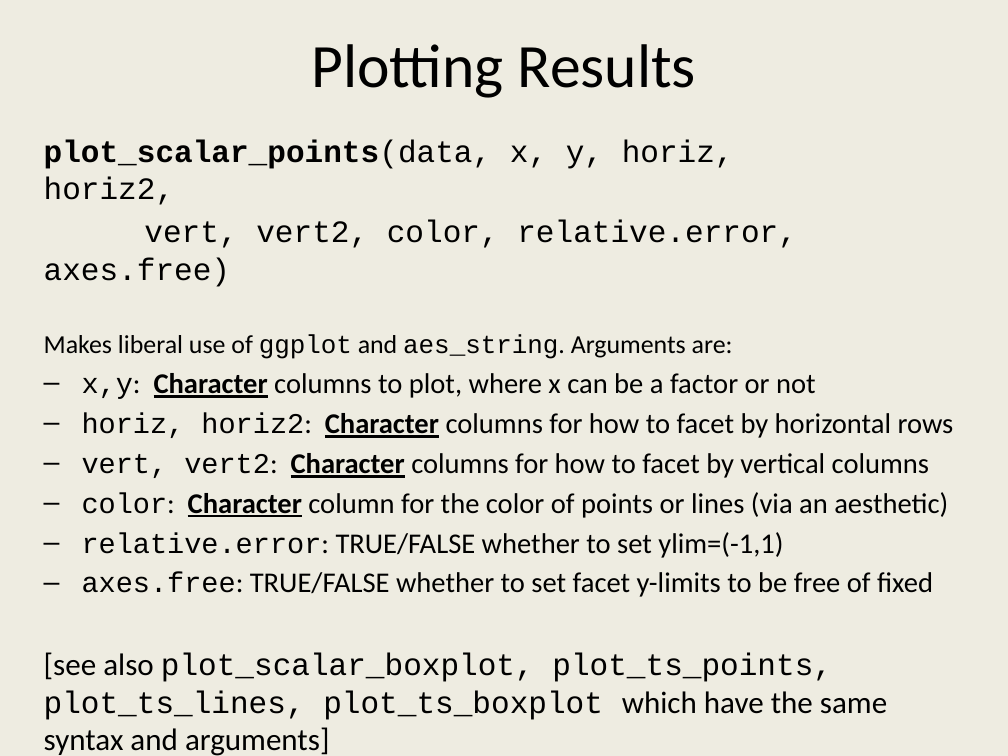
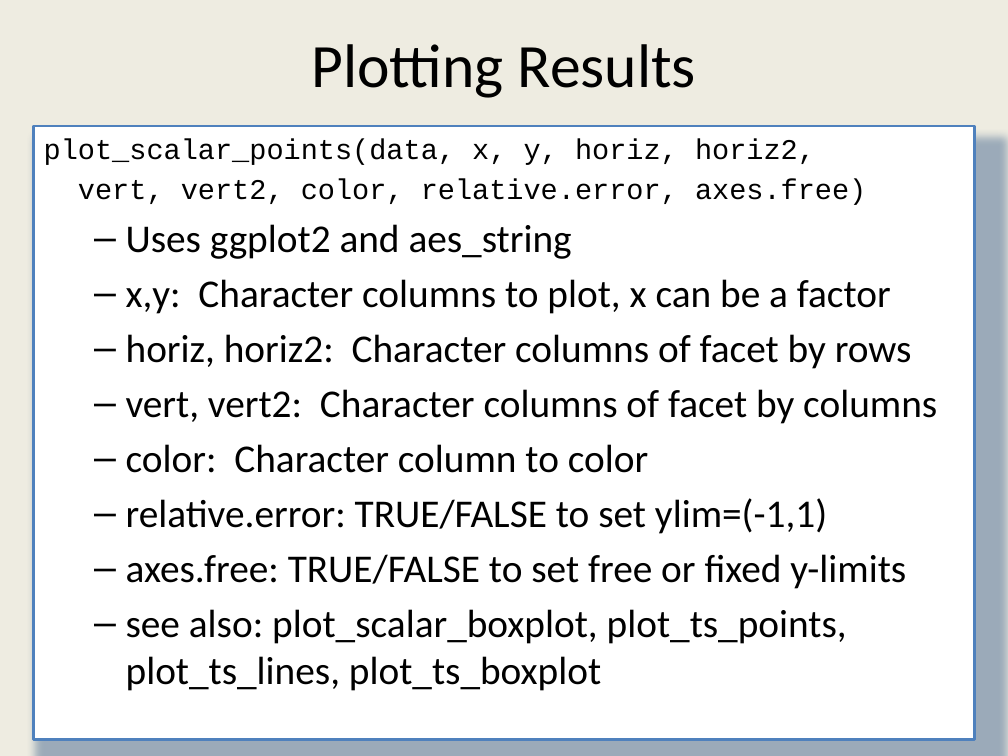
Before and after one commit to ss3sim/workshop, a slide deck: slide 22 of ss3sim_workshop.pptx (slide 18 before the commit). Drawn at 1008x756 pixels with LibreOffice and Linux fonts; fonts in the diff are those of the drawing. Boxes give left, top, right and bottom in pixels: in the first picture for what was removed or moved away, otherwise in the second. Text is boxed around its words. In the diff, an @@ line names an element or a change of style, - is before the commit and + after.

Commit message:
Update power point for workshop

```diff
--- a/ss3sim_workshop.pptx
+++ b/ss3sim_workshop.pptx
@@ text "plot_scalar_points(data, x, y, horiz, horiz2,": place and size @@
-text "plot_scalar_points(data, x, y, horiz, horiz2," at [44,139,954,756]
+text "plot_scalar_points(data, x, y, horiz, horiz2," at [33,126,974,739]
@@ text "plot_scalar_points(data, x, y, horiz, horiz2," at [33,126,974,739]: fill none to #FFFFFF; outline none to #4F81BD 2 pt; shadow on @@
@@ text at [44,139,866,205]: size 22.2 to 20.4 pt in "plot_scalar_points(data, x, y, horiz, horiz2,", "vert, vert2, color, relative.error, axes.free)"; bold off in "plot_scalar_points(data," @@
@@ text at [126,224,937,691]: text changed; size 20.4 to 28.1 pt @@
-Makes liberal use of ggplot and aes_string. Arguments are:
-‒ x,y: Character columns to plot, where x can be a factor or not
-‒ horiz, horiz2: Character columns for how to facet by horizontal rows
-‒ vert, vert2: Character columns for how to facet by vertical columns
-‒ color: Character column for the color of points or lines (via an aesthetic)
-‒ relative.error: TRUE/FALSE whether to set ylim=(-1,1)
-‒ axes.free: TRUE/FALSE whether to set facet y-limits to be free of fixed
-[see also plot_scalar_boxplot, plot_ts_points, plot_ts_lines, plot_ts_boxplot which have the same syntax and arguments]
+  – Uses ggplot2 and aes_string
+  – x,y: Character columns to plot, x can be a factor
+  – horiz, horiz2: Character columns of facet by rows
+  – vert, vert2: Character columns of facet by columns
+  – color: Character column to color
+  – relative.error: TRUE/FALSE to set ylim=(-1,1)
+  – axes.free: TRUE/FALSE to set free or fixed y-limits
+  – see also: plot_scalar_boxplot, plot_ts_points, plot_ts_lines, plot_ts_boxplot
```
Also in this commit, not shown: 25 other slides changed, 5 slides added, 2 slides removed.
